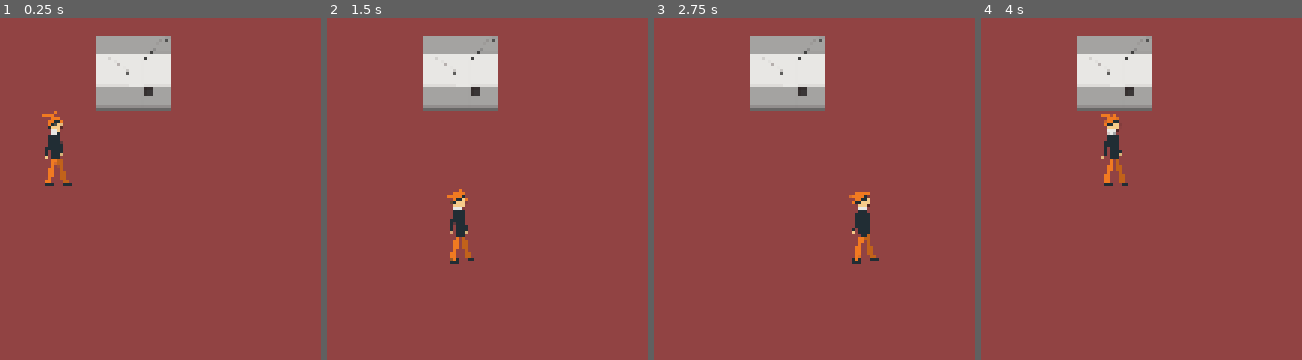
Above: before the commit, frames 1-4 (left to right).
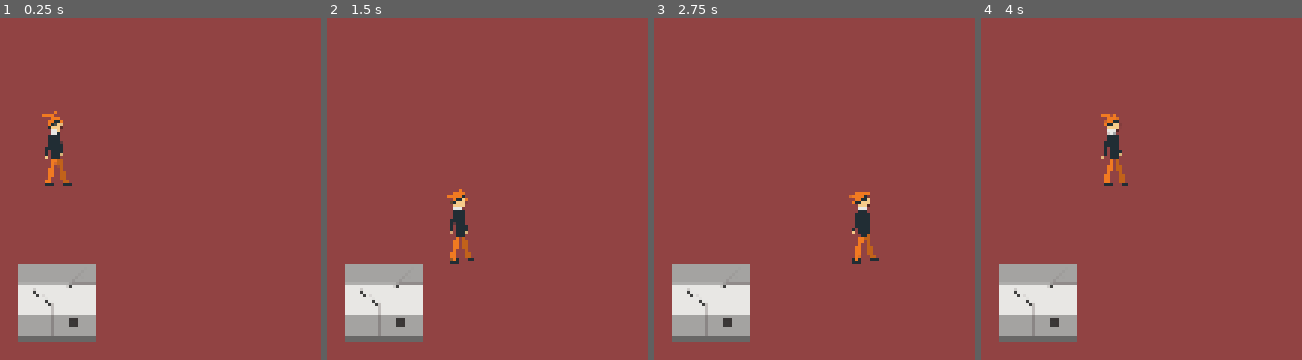
Above: after the commit, the same moments.

Repository: Play2Learn-Org/novashustle
Game: Godot game, scene res://GameView.tscn
Two runs of this game, one before a commit and one after it. Both use one fixed random seed, a clock stepped at 60 frames per second and the inputs below.
Inputs:
- Up to frame 1 (0.25 s): no input
- Up to frame 2 (1.5 s): tap Enter at 0.5 s; hold Right (ui_right) 0.53-1.28 s; tap Space at 1.25 s; hold Down (ui_down) from 1.28 s (still down)
- Up to frame 3 (2.75 s): tap Enter at 2 s; release Down (ui_down) at 2.03 s; hold Right (ui_right) from 2.03 s (still down)
- Up to frame 4 (4 s): tap Space at 2.75 s; release Right (ui_right) at 2.78 s; hold Up (ui_up) 2.78-3.53 s; tap Enter at 3.5 s; hold Left (ui_left) from 3.53 s (still down)

The runs differ from the first frame. In frame 1, 11% of the frame differs, in the area x 5-54%, y 5-95%; in frame 2, 11%; in frame 3, 11%; in frame 4, 11%.

Commit message:
get collision handling working
Problems I had to solve:
 - the parent of the raycast was scaled, which seems to throw off all
   the math
 - the position math in my code was manually scaled by me, unnecessary
   when the previous attributes are set correctly
 - update the raycast immediately; the actual problem might be
   that we are not using the _physics_process() method and just handle
   the input events in _unhandled_input(), but I adopt the suggestion
   from the tutorial for now to progress through it.

Signed-off-by: Erik Bernoth <erik.bernoth@gmail.com>

Diff:
--- a/GameView.tscn
+++ b/GameView.tscn
@@ -13,6 +13,6 @@
 centered = false
 
 [node name="Wall" parent="." instance=ExtResource( 3 )]
-position = Vector2( 192, 64 )
+position = Vector2( 128, 256 )
 
 [node name="Player" parent="." instance=ExtResource( 2 )]
--- a/Player.gd
+++ b/Player.gd
@@ -24,9 +24,8 @@
 
 func move(direction):
 	print("move", direction)
-	var vector_pos = position + Vector2(32, 32) + direction
-	ray.cast_to = vector_pos
-	print(position, vector_pos)
-	print(ray.get_collider())
+	ray.cast_to = direction
+	ray.force_raycast_update()
+	print(position, direction)
 	if !ray.is_colliding():
 		position += direction
--- a/Player.tscn
+++ b/Player.tscn
@@ -4,24 +4,23 @@
 [ext_resource path="res://Player.gd" type="Script" id=2]
 
 [sub_resource type="RectangleShape2D" id=1]
-extents = Vector2( 448.71, 477.83 )
+extents = Vector2( 30.1194, 31.4475 )
 
 [node name="Player" type="KinematicBody2D"]
 position = Vector2( 128, 128 )
-scale = Vector2( 0.064, 0.064 )
 script = ExtResource( 2 )
 
 [node name="nova" type="Sprite" parent="."]
+scale = Vector2( 0.064, 0.064 )
 texture = ExtResource( 1 )
 centered = false
 
 [node name="CollisionShape2D" type="CollisionShape2D" parent="."]
-position = Vector2( 500, 500 )
+position = Vector2( 32, 32 )
 shape = SubResource( 1 )
 
 [node name="RayCast2D" type="RayCast2D" parent="."]
-position = Vector2( 500, 500 )
+position = Vector2( 32, 32 )
 enabled = true
-cast_to = Vector2( 0, 1000 )
-collision_mask = 524800
+cast_to = Vector2( 0, 64 )
 collide_with_areas = true
